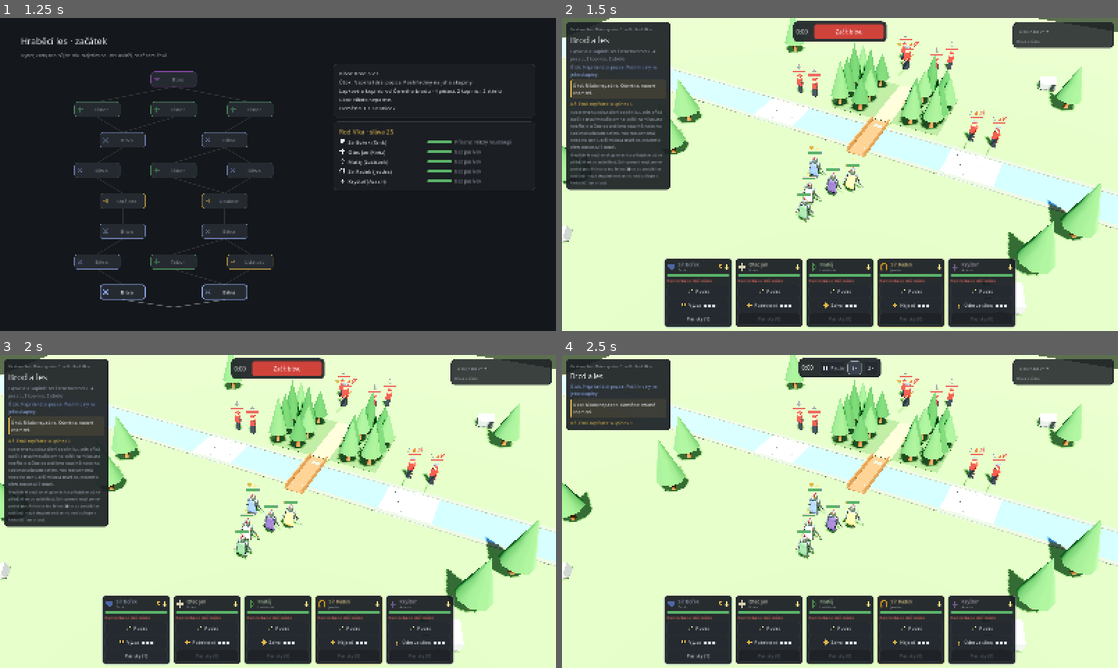
Above: before the commit, frames 1-4 (two rows, left to right).
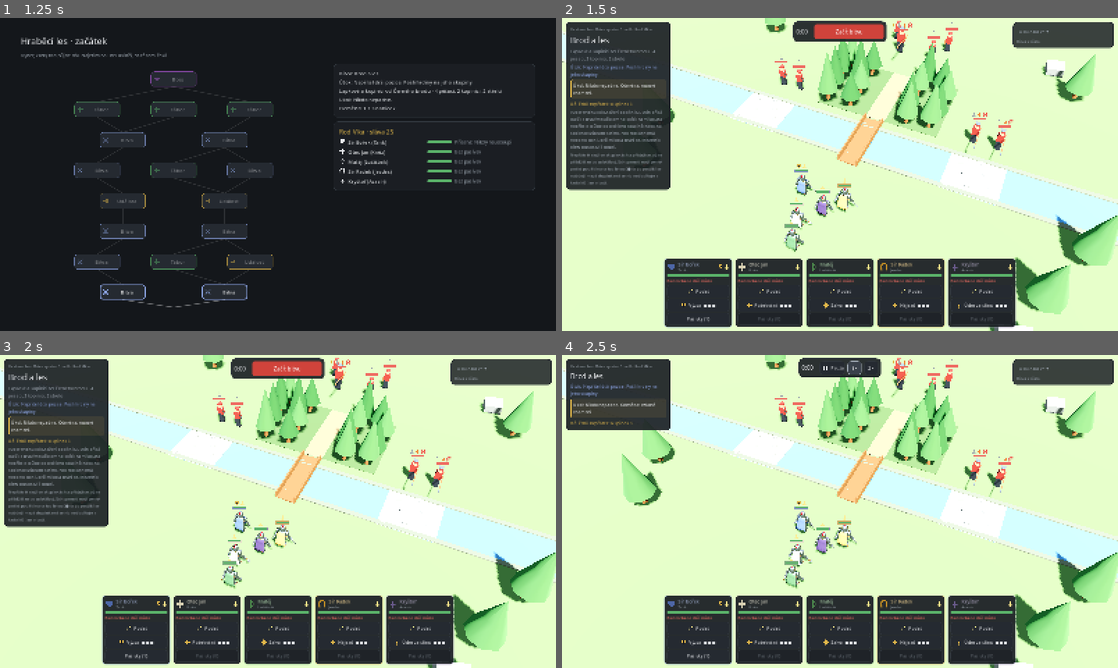
Above: after the commit, the same moments.

Repository: tomaspatolan-bit/roguelike
Game: Godot game, scene res://scenes/run/run.tscn
Two runs of this game, one before a commit and one after it. Both use one fixed random seed, a clock stepped at 60 frames per second and the inputs below.
Inputs:
- Up to frame 1 (1.25 s): click "Nový běh" at 0.5 s
- Up to frame 2 (1.5 s): click "Bitva" at 1.25 s
- Up to frame 3 (2 s): no input
- Up to frame 4 (2.5 s): click "Začít bitvu" at 2 s

Frame 1 is identical in both runs. In frame 2, 17% of the frame differs, in the area x 0-100%, y 0-100%; in frame 3, 17%; in frame 4, 19%.

Commit message:
Kamera s pevným úhlem podle mapy, rozhodnutí o tvorbě map
- úhel, výchozí výřez, přiblížení a hranice posunu v datech (camera
  v units.json, scénář přepíše); bez otáčení, posun WASD, šipkami
  a myší u okraje okna; Lesní ves s pevným výřezem
- pravé tlačítko jen rozkazy (už neposouvá kameru)
- deník: kamera, mapy z modulárních assetů (kit Claude, vzhled Tom),
  hotové balíky jako záloha v nápadech
Testy: simulace, běh, scény i pasivky prošly.

Co-Authored-By: Claude Opus 5.5 <noreply@anthropic.com>
Claude-Session: https://claude.ai/code/session_01YTcC7gpzrVVeumCwLBkTTm

Diff:
--- a/data/scenarios/brod_a_les.json
+++ b/data/scenarios/brod_a_les.json
@@ -18,6 +18,7 @@
   ],
   "trees": [[-13, -2, 4.5], [-15, 2, 4.0], [14, -1, 4.2], [16, 3, 4.6], [-17, -8, 4.4], [15, -9, 4.6], [-14, 18, 4.4], [14, 19, 4.2]],
   "rocks": [[13, -4, 1.2, 20], [-13, -12, 0.7, 35], [12, 22, 1.0, 10]],
+  "camera": {"target": [0, 3], "bounds": [-6, 6, 0, 12]},
   "deploy_zone": {"x0": -10, "x1": 10, "y0": -6, "y1": 2.0},
   "deploy": {
     "tank": {"pos": [-1.5, 0.5]},
--- a/data/scenarios/lesni_ves.json
+++ b/data/scenarios/lesni_ves.json
@@ -117,6 +117,7 @@
       60
     ]
   ],
+  "camera": {"target": [0, 4], "bounds": [0, 0, 4, 4]},
   "deploy_zone": {
     "x0": -8,
     "x1": 8,
--- a/data/scenarios/most_pres_reku.json
+++ b/data/scenarios/most_pres_reku.json
@@ -8,6 +8,7 @@
   "stage_label": "Akt 1",
   "win_title": "Vítězství u mostu",
   "river": {"y0": 4.0, "y1": 8.0, "crossings": [{"x0": -1.25, "x1": 1.25, "kind": "most", "speed": 1.0}]},
+  "camera": {"target": [0, -1], "bounds": [-5, 5, -1, 12]},
   "deploy_zone": {"x0": -6, "x1": 6, "y0": -8.5, "y1": -3.5},
   "deploy": {
     "tank": {"pos": [0, -4.3]},
--- a/data/scenarios/zaverecna_bitva.json
+++ b/data/scenarios/zaverecna_bitva.json
@@ -16,6 +16,7 @@
   ],
   "trees": [[-14, -3, 4.5], [14, -2, 4.2], [-16, 5, 4.0], [16, 6, 4.4], [-13, 21, 4.4], [13, 22, 4.2]],
   "rocks": [[11, 16, 1.6, 15], [12.5, 17.5, 1.0, 40], [-3, 21, 1.2, 70]],
+  "camera": {"target": [2, 1], "bounds": [-4, 8, 0, 12]},
   "deploy_zone": {"x0": -9, "x1": 9, "y0": -7, "y1": 1.5},
   "deploy": {
     "tank": {"pos": [0, 0.5]},
--- a/data/units.json
+++ b/data/units.json
@@ -29,6 +29,7 @@
     "stret": {"name": "Střet", "desc": "Nepřítel jde proti vám. Rozmísti hrdiny tam, kde ho chceš potkat."},
     "obrana": {"name": "Obrana", "desc": "Držíte místo, nepřítel útočí ve vlnách. Rozmísti hrdiny tam, kudy přijde."}
   },
+  "camera": {"_info": "Kamera s pevným úhlem (rozhodnutí 30.10.2026), výchozí hodnoty; scénář je přepisuje v klíči camera. target = výchozí střed výřezu [x, y] v m, yaw/pitch = úhel ve °, distance = vzdálenost v m, zoom = [min, max] pro kolečko, bounds = [x0, x1, y0, y1], kam smí střed výřezu (stejné hodnoty = tím směrem se nehýbe), pan_speed = rychlost posunu (podíl vzdálenosti za s).", "target": [0, 2], "yaw": 25, "pitch": 48, "distance": 30, "zoom": [24, 36], "bounds": [-6, 6, 0, 10], "pan_speed": 0.6},
   "orders": {
     "_info": "Rozkazy hrdinům (na místo, na skupinu nepřátel, ke spojenci). Bez rozkazu a po splnění rozkazu hrdina drž …(1245 unchanged characters)…
     "hold_radius": 4.0, "on_way": 1.0, "on_way_ranged": 2.5, "ally_dist": 2.0, "ally_dist_back": 4.0, "ally_guard": 3.0 …(229 unchanged characters)…
--- a/scripts/battle/battle.gd
+++ b/scripts/battle/battle.gd
@@ -66,9 +66,6 @@
 var _drag_origin := Vector2.ZERO
 var _drag_target := Vector2.ZERO
 var _drag_target_raw := Vector2.ZERO
-var _rpress := Vector2.ZERO          # kde se stisklo pravé tlačítko (klik = rozkaz, táhnutí = kamera)
-var _rdown := false
-const CLICK_PX := 12.0   # pravé tlačítko: do tolika px pohybu je to klik (rozkaz), dál posun kamery
 var _sel_rings: Array = []           # kroužky pod vybranými hrdiny
 var _box_pending := false            # levé tlačítko stisknuté na zemi: klik, nebo tažení obdélníku výběru
 var _box_active := false
@@ -92,6 +89,7 @@
 	cam = OrbitCamera.new()
 	add_child(cam)
 	cam.make_current()
+	_configure_camera()
 
 	zone = MeshInstance3D.new()
 	zone.material_override = Field.transparent_mat(Color(0.31, 0.47, 0.78, 0.28))
@@ -165,6 +163,11 @@
 	zone.position = Field.to_world(Vector2((float(z["x0"]) + float(z["x1"])) / 2.0, (float(z["y0"]) + float(z["y1"])) / 2.0), 0.03)
 
 
+## Kamera podle mapy: pevný úhel, výchozí výřez a hranice posunu (units.json `camera` + scénář `camera`).
+func _configure_camera() -> void:
+	(cam as OrbitCamera).configure(data["units"].get("camera", {}), data["scenario"].get("camera", {}))
+
+
 ## Výběr bitvy (volná bitva, před začátkem): načte scénář a postaví bojiště znovu.
 func _load_scenario(id: String) -> void:
 	if id == scenario_id or not (phase == Phase.DEPLOY or (phase == Phase.PAUSE and sim.t == 0.0)):
@@ -177,6 +180,7 @@
 	add_child(field_root)
 	Field.build(field_root, data["scenario"])
 	_build_zone()
+	_configure_camera()
 	_order_id = ""
 	_fresh_deploy()
 
@@ -309,7 +313,7 @@
 # ================================================================ příkazy
 
 ## Klik na kartu: vybere jen tohoto hrdinu (Shift přidá nebo ubere), druhý klik na vybraného
-## na něj natočí kameru. Výběr ruší Esc nebo klik na zem.
+## na něj posune výřez kamery. Výběr ruší Esc nebo klik na zem.
 func _select(id: String) -> void:
 	var u := sim.by_id(id)
 	if u == null or not u.alive() or phase == Phase.OVER:
@@ -557,8 +561,7 @@
 		if mb.button_index == MOUSE_BUTTON_LEFT and mb.pressed:
 			_pointer_down(mb.position)
 		elif mb.button_index == MOUSE_BUTTON_RIGHT and mb.pressed:
-			_rpress = mb.position
-			_rdown = true
+			_command_click(mb.position)   # pravé tlačítko = rozkaz (kamera se jím nehýbe)
 
 
 func _input(event: InputEvent) -> void:
@@ -570,10 +573,6 @@
 		if mb.button_index == MOUSE_BUTTON_LEFT and not mb.pressed and (_drag_id != "" or _box_pending):
 			_pointer_up(mb.position)
 			get_viewport().set_input_as_handled()
-		elif mb.button_index == MOUSE_BUTTON_RIGHT and not mb.pressed and _rdown:
-			_rdown = false
-			if mb.position.distance_to(_rpress) <= CLICK_PX:
-				_command_click(mb.position)   # klik pravým = rozkaz; táhnutí pravým posouvá kameru
 
 
 func _can_command() -> bool:
--- a/scripts/battle/orbit_camera.gd
+++ b/scripts/battle/orbit_camera.gd
@@ -1,18 +1,21 @@
 extends Camera3D
-## Taktická kamera.
-## Posun: WASD, šipky, nebo tažení pravým tlačítkem myši.
-## Otáčení: tažení prostředním tlačítkem, nebo Q/E. Přiblížení: kolečko.
+## Taktická kamera s pevným úhlem (rozhodnutí 30.10.2026): úhel a výchozí výřez určuje mapa,
+## hráč výřez jen posouvá (WASD, šipky, myš u okraje obrazovky) v hranicích mapy
+## a trochu přibližuje kolečkem. Otáčet nejde, pravé tlačítko patří rozkazům.
+## Nastavení: `camera` v units.json (výchozí) a ve scénáři (přepíše jednotlivé klíče), viz `configure`.
 
-const MIN_DIST := 12.0
-const MAX_DIST := 60.0
-const LIMIT := 30.0  # jak daleko od středu bojiště smí cíl kamery odjet (m)
+const EDGE_PX := 10.0        # jak blízko okraje okna musí být myš, aby se výřez posouval
 
 var target := Vector3(0, 0, -1.5)
-var yaw := deg_to_rad(27.0)
-var pitch := deg_to_rad(41.0)
-var distance := 32.0
-var _rotating := false
-var _panning := false
+var yaw := deg_to_rad(25.0)
+var pitch := deg_to_rad(50.0)
+var distance := 30.0
+var zoom_min := 24.0
+var zoom_max := 36.0
+var pan_speed := 0.6           # podíl vzdálenosti kamery za sekundu
+var bounds := Rect2(-30, -30, 60, 60)   # kde smí být střed výřezu (x, y simulace)
+var edge_scroll := true
+static var edge_scroll_all := true   # testy ho vypínají (myš může ležet u okraje okna a posouvat snímky)
 
 
 func _ready() -> void:
@@ -21,68 +24,77 @@
 	_apply()
 
 
+## Nastaví kameru podle mapy: výchozí hodnoty `defaults` (units.json `camera`) přepíše scénář `sc`.
+## Klíče: `target` [x, y], `yaw` a `pitch` (°), `distance`, `zoom` [min, max], `bounds` [x0, x1, y0, y1],
+## `pan_speed`. Stejné x0 a x1 (nebo y0 a y1) = výřez se tím směrem nehýbe.
+func configure(defaults: Dictionary, sc: Dictionary) -> void:
+	var c := defaults.duplicate()
+	c.merge(sc, true)
+	var t: Array = c.get("target", [0.0, 1.5])
+	yaw = deg_to_rad(float(c.get("yaw", 25.0)))
+	pitch = deg_to_rad(float(c.get("pitch", 50.0)))
+	distance = float(c.get("distance", 30.0))
+	var z: Array = c.get("zoom", [distance, distance])
+	zoom_min = minf(float(z[0]), distance)
+	zoom_max = maxf(float(z[1]), distance)
+	pan_speed = float(c.get("pan_speed", 0.6))
+	var b: Array = c.get("bounds", [t[0], t[0], t[1], t[1]])
+	bounds = Rect2(float(b[0]), float(b[2]), float(b[1]) - float(b[0]), float(b[3]) - float(b[2]))
+	target = Vector3(float(t[0]), 0.0, -float(t[1]))
+	_apply()
+
+
 func _unhandled_input(event: InputEvent) -> void:
 	if event is InputEventMouseButton:
 		var mb := event as InputEventMouseButton
-		match mb.button_index:
-			MOUSE_BUTTON_WHEEL_UP:
-				if mb.pressed:
-					distance = clampf(distance * 0.9, MIN_DIST, MAX_DIST)
-					_apply()
-			MOUSE_BUTTON_WHEEL_DOWN:
-				if mb.pressed:
-					distance = clampf(distance * 1.1, MIN_DIST, MAX_DIST)
-					_apply()
-			MOUSE_BUTTON_MIDDLE:
-				_rotating = mb.pressed
-			MOUSE_BUTTON_RIGHT:
-				_panning = mb.pressed
-	elif event is InputEventMouseMotion:
-		var mm := event as InputEventMouseMotion
-		if _rotating:
-			yaw -= mm.relative.x * 0.006
-			pitch = clampf(pitch + mm.relative.y * 0.004, deg_to_rad(15.0), deg_to_rad(80.0))
+		if not mb.pressed:
+			return
+		if mb.button_index == MOUSE_BUTTON_WHEEL_UP:
+			distance = clampf(distance * 0.92, zoom_min, zoom_max)
 			_apply()
-		elif _panning:
-			# "uchop a táhni": zem se pohybuje s kurzorem
-			var k := distance * 0.0016
-			target -= _right() * mm.relative.x * k
-			target -= _back() * mm.relative.y * k
+		elif mb.button_index == MOUSE_BUTTON_WHEEL_DOWN:
+			distance = clampf(distance * 1.08, zoom_min, zoom_max)
 			_apply()
-
-
-func _input(event: InputEvent) -> void:
-	# Puštění tlačítka myši nad panelem rozhraní nesmí nechat kameru "přilepenou".
-	if event is InputEventMouseButton and not (event as InputEventMouseButton).pressed:
-		var mb := event as InputEventMouseButton
-		if mb.button_index == MOUSE_BUTTON_MIDDLE:
-			_rotating = false
-		elif mb.button_index == MOUSE_BUTTON_RIGHT:
-			_panning = false
 
 
 func _process(delta: float) -> void:
 	var move := Vector2.ZERO
-	if Input.is_key_pressed(KEY_CTRL):
-		return   # Ctrl+A = vybrat všechny hrdiny, ne posun kamery
-	if Input.is_key_pressed(KEY_A) or Input.is_key_pressed(KEY_LEFT):
-		move.x -= 1.0
-	if Input.is_key_pressed(KEY_D) or Input.is_key_pressed(KEY_RIGHT):
-		move.x += 1.0
-	if Input.is_key_pressed(KEY_W) or Input.is_key_pressed(KEY_UP):
-		move.y -= 1.0
-	if Input.is_key_pressed(KEY_S) or Input.is_key_pressed(KEY_DOWN):
-		move.y += 1.0
-	var turn := 0.0
-	if Input.is_key_pressed(KEY_Q):
-		turn += 1.0
-	if Input.is_key_pressed(KEY_E):
-		turn -= 1.0
-	if move == Vector2.ZERO and turn == 0.0:
+	if not Input.is_key_pressed(KEY_CTRL):   # Ctrl+A = vybrat všechny hrdiny, ne posun
+		if Input.is_key_pressed(KEY_A) or Input.is_key_pressed(KEY_LEFT):
+			move.x -= 1.0
+		if Input.is_key_pressed(KEY_D) or Input.is_key_pressed(KEY_RIGHT):
+			move.x += 1.0
+		if Input.is_key_pressed(KEY_W) or Input.is_key_pressed(KEY_UP):
+			move.y -= 1.0
+		if Input.is_key_pressed(KEY_S) or Input.is_key_pressed(KEY_DOWN):
+			move.y += 1.0
+	if edge_scroll and edge_scroll_all and move == Vector2.ZERO:
+		move = _edge_move()
+	if move == Vector2.ZERO:
 		return
-	yaw += turn * delta * 1.5
-	target += (_right() * move.x + _back() * move.y) * delta * distance * 0.6
+	target += (_right() * move.x + _back() * move.y) * delta * distance * pan_speed
 	_apply()
+
+
+## Myš u okraje okna posouvá výřez (jen když je okno aktivní a myš v něm).
+func _edge_move() -> Vector2:
+	if not DisplayServer.window_is_focused():
+		return Vector2.ZERO
+	var vp := get_viewport()
+	var size := vp.get_visible_rect().size
+	var m := vp.get_mouse_position()
+	if m.x < 0.0 or m.y < 0.0 or m.x > size.x or m.y > size.y:
+		return Vector2.ZERO
+	var out := Vector2.ZERO
+	if m.x <= EDGE_PX:
+		out.x = -1.0
+	elif m.x >= size.x - EDGE_PX:
+		out.x = 1.0
+	if m.y <= EDGE_PX:
+		out.y = -1.0
+	elif m.y >= size.y - EDGE_PX:
+		out.y = 1.0
+	return out
 
 
 func _right() -> Vector3:
@@ -94,8 +106,9 @@
 
 
 func _apply() -> void:
-	target.x = clampf(target.x, -LIMIT, LIMIT)
-	target.z = clampf(target.z, -LIMIT, LIMIT)
+	# hranice jsou v souřadnicích simulace (x, y); ve 3D je y = -z
+	target.x = clampf(target.x, bounds.position.x, bounds.end.x)
+	target.z = -clampf(-target.z, bounds.position.y, bounds.end.y)
 	var offset := Vector3(sin(yaw) * cos(pitch), sin(pitch), cos(yaw) * cos(pitch)) * distance
 	position = target + offset
 	look_at(target, Vector3.UP)
--- a/tests/passives_ingame.gd
+++ b/tests/passives_ingame.gd
@@ -34,7 +34,10 @@
 var shots := {}
 
 
+const TacticalCamera := preload("res://scripts/battle/orbit_camera.gd")
+
 func _init() -> void:
+	TacticalCamera.edge_scroll_all = false   # posun myší u okraje by měnil snímky
 	var args := OS.get_cmdline_user_args()
 	if args.size() > 0:
 		out_dir = args[0]
--- a/tests/screenshot_battle.gd
+++ b/tests/screenshot_battle.gd
@@ -13,7 +13,10 @@
 var broken_shot := false
 
 
+const TacticalCamera := preload("res://scripts/battle/orbit_camera.gd")
+
 func _init() -> void:
+	TacticalCamera.edge_scroll_all = false   # posun myší u okraje by měnil snímky
 	var args := OS.get_cmdline_user_args()
 	if args.size() > 0:
 		out_dir = args[0]
@@ -43,6 +46,7 @@
 			var sim0: Variant = scene.get("sim")
 			print("Bitva začíná v pauze: %s" % ("OK" if int(scene.get("phase")) == 2 and float(sim0.get("t")) == 0.0 else "CHYBA"))
 		_test_orders_by_click()
+		_test_camera()
 	if frame == 45:
 		_shot("02_vyber.png")
 		if int(scene.get("phase")) == 0:
@@ -221,6 +225,24 @@
 	scene.call("_clear_selection")
 
 
+## Kamera má pevný úhel podle mapy a výřez neujede za hranice mapy.
+func _test_camera() -> void:
+	var cam: Variant = scene.get("cam")
+	var data: Dictionary = scene.get("data")
+	var sc: Dictionary = data["scenario"].get("camera", {})
+	var yaw0: float = cam.get("yaw")
+	var t0: Vector3 = cam.get("target")
+	cam.set("target", Vector3(500, 0, -500))
+	cam.call("_apply")
+	var b: Rect2 = cam.get("bounds")
+	var t: Vector3 = cam.get("target")
+	var inside := t.x <= b.end.x + 0.01 and -t.z <= b.end.y + 0.01
+	var yaw_ok := is_equal_approx(yaw0, deg_to_rad(float(sc.get("yaw", data["units"]["camera"]["yaw"]))))
+	cam.set("target", t0)
+	cam.call("_apply")
+	print("Kamera s pevným úhlem a hranicemi: %s" % ("OK" if inside and yaw_ok else "CHYBA (%s, %s)" % [t, b]))
+
+
 func _prefix() -> String:
 	var sid: String = scene.get("scenario_id")
 	return "" if sid == "most_pres_reku" else sid + "_"
--- a/tests/screenshot_run.gd
+++ b/tests/screenshot_run.gd
@@ -17,7 +17,10 @@
 const Run := preload("res://scripts/run/run_state.gd")
 
 
+const TacticalCamera := preload("res://scripts/battle/orbit_camera.gd")
+
 func _init() -> void:
+	TacticalCamera.edge_scroll_all = false   # posun myší u okraje by měnil snímky
 	var args := OS.get_cmdline_user_args()
 	if args.size() > 0:
 		out_dir = args[0]
Not shown, changed: README.md
Not shown, changed: docs/context/data.md
Not shown, changed: docs/context/scena-bitvy.md
Not shown, changed: docs/context/testy.md
Not shown, changed: docs/napady.md
Not shown, changed: docs/plan.md
Not shown, changed: docs/rozhodnuti.md
Not shown, changed: docs/stav.md
